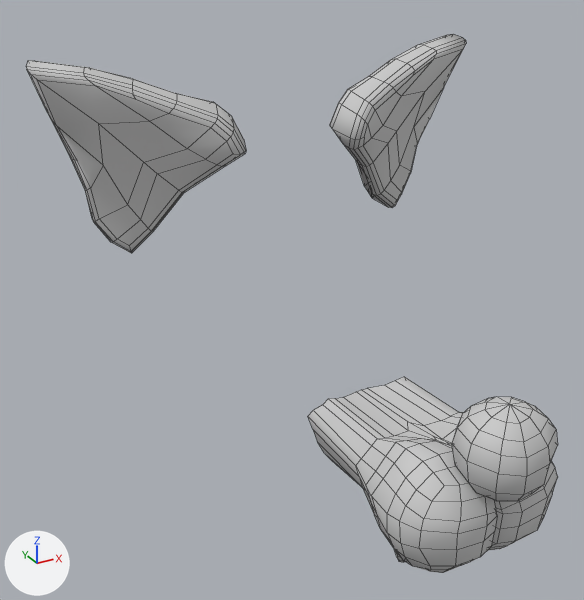
The FBX model Assets/3DModels/LOBO_CABEZA.FBX as it was, and as the next commit left it.
Before and after are seen from a 50 mm lens placed at (-0.42, -0.77, 1.566), pointed at (-0.073, -0.139, 1.25). Arrows for +X, +Y and +Z are at lower left; the lights stay in place. Mesh edges are drawn as thin lines. Where no turn or scale is listed for an object, it has been applied to the vertices.

In view in the first picture: 'LOBO_CABEZA'.
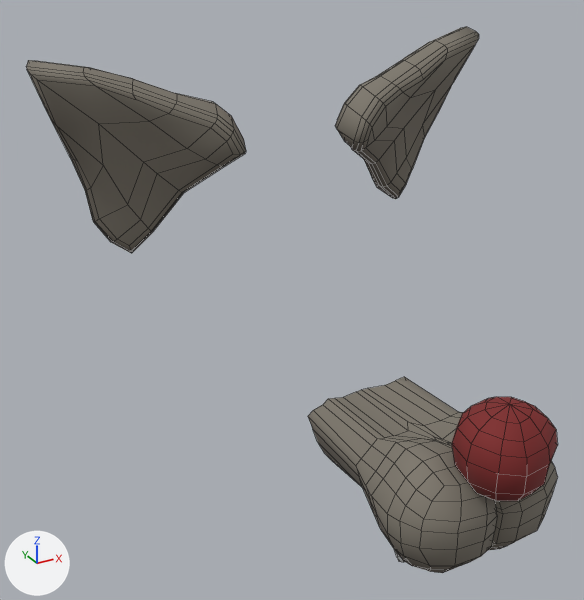
What changed in the scene script:
```text
Add img_lobo_diffuse_png:
    img_lobo_diffuse_png = load_image('LOBO_diffuse.png', '../Textures/LOBO_diffuse.png', 2048, 2048, 'sRGB')
Add mat_material__68:
    mat_material__68 = principled_material('Material #68')
    mat_material__68.texture = img_lobo_diffuse_png
    mat_material__68.roughness = 0.859
Change me_mesh:
    used by ob_lobo_cabeza; location = (0.0, 0.0, 0.0)
    remove me_mesh.from_pydata(...)  # 720 vertices, 712 faces; spans x -0.267..0.237, y -0.401..0.057, z 1.031..1.469
    add me_mesh.from_pydata(...)  # 685 vertices, 672 faces; spans x -0.267..0.241, y -0.401..0.062, z 1.031..1.479
    me_mesh part 1: the loose piece of 130 vertices spanning x 0.037..0.237, y -0.056..0.057, z 1.269..1.469 is rebuilt with 130 vertices and now spans x 0.045..0.241, y -0.053..0.062, z 1.276..1.479, in mat_material__68 (picture img_lobo_diffuse_png)
    me_mesh part 2: 476 faces spanning x -0.267..0.086, y -0.401..0.057, z 1.044..1.469 switch from mat_wire_115115115 (light grey #cacaca) to mat_material__68 (picture img_lobo_diffuse_png)
```

What differs and where, as boxes (x1, y1, x2, y2) in the pictures (584 x 600 px):
'LOBO_CABEZA', reshaped: before (26, 34, 558, 573); after (26, 27, 558, 573)
part 1 of me_mesh, rebuilt: before (330, 34, 466, 208); after (335, 27, 479, 199)
part 2 of me_mesh, recoloured: (26, 60, 558, 573) in both
